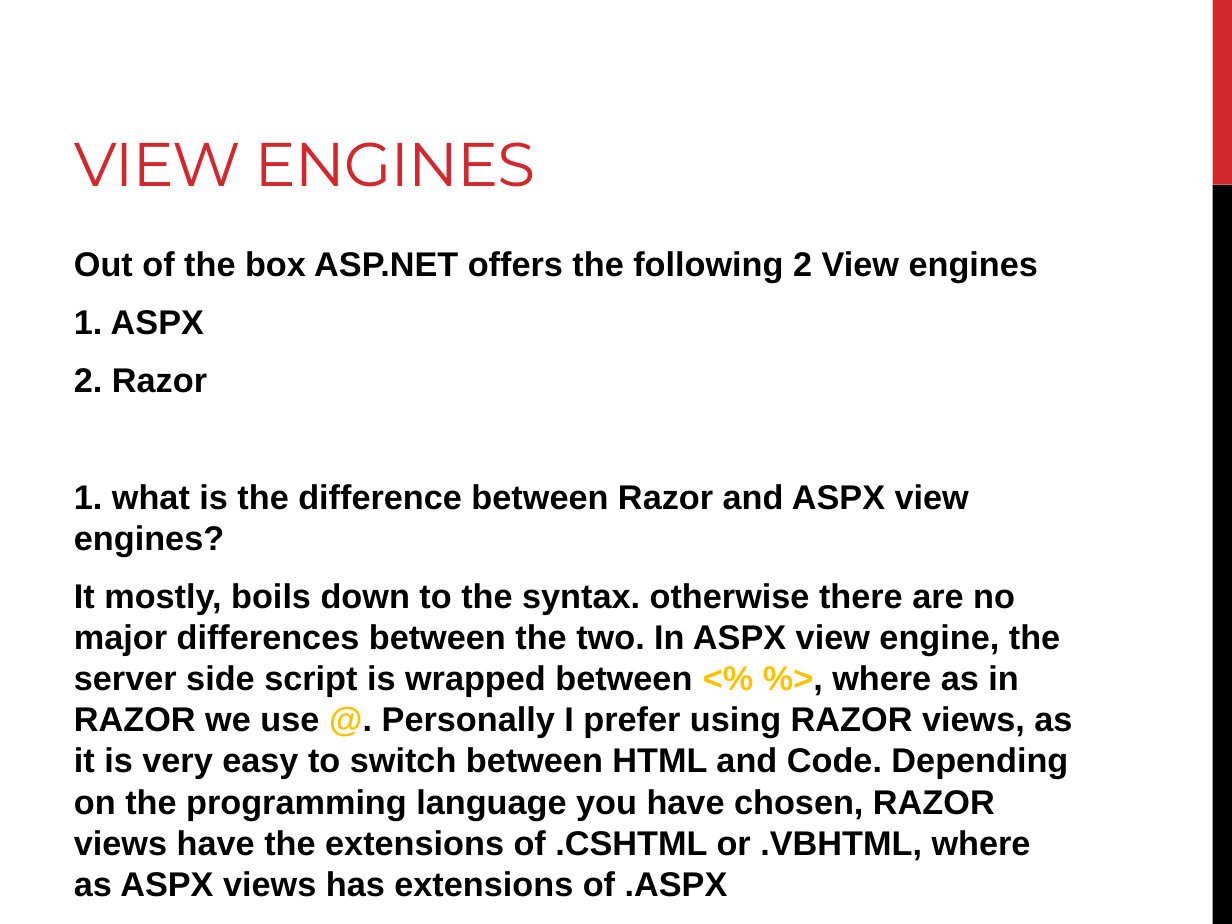
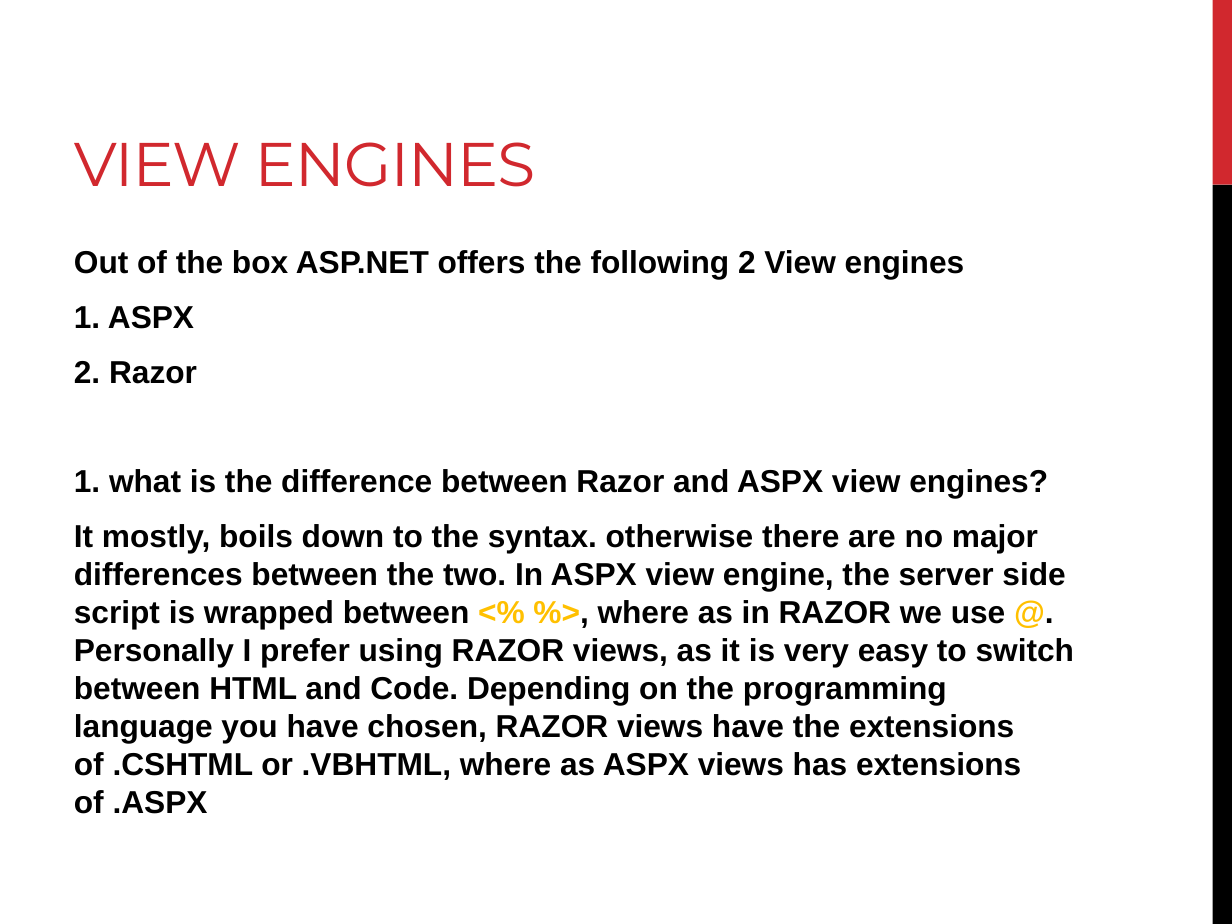
Before and after one commit to yyogesh/ASP.NET-MVC-Notes, a slide deck: slide 40 of ASP.NET_MVC_DAY1.pptx. Drawn at 1232x924 pixels with LibreOffice and Linux fonts; fonts in the diff are those of the drawing. Boxes give left, top, right and bottom in pixels: in the first picture for what was removed or moved away, otherwise in the second. Text is boxed around its words. In the diff, an @@ line names an element or a change of style, - is before the commit and + after.

```diff
--- a/ASP.NET_MVC_DAY1.pptx
+++ b/ASP.NET_MVC_DAY1.pptx
@@ text "Out of the box ASP.NET ..." at (74,250,1074,814): size 20 to 18.5 pt @@
```
Also in this commit, not shown: 2 other slides changed, 12 slides removed.
